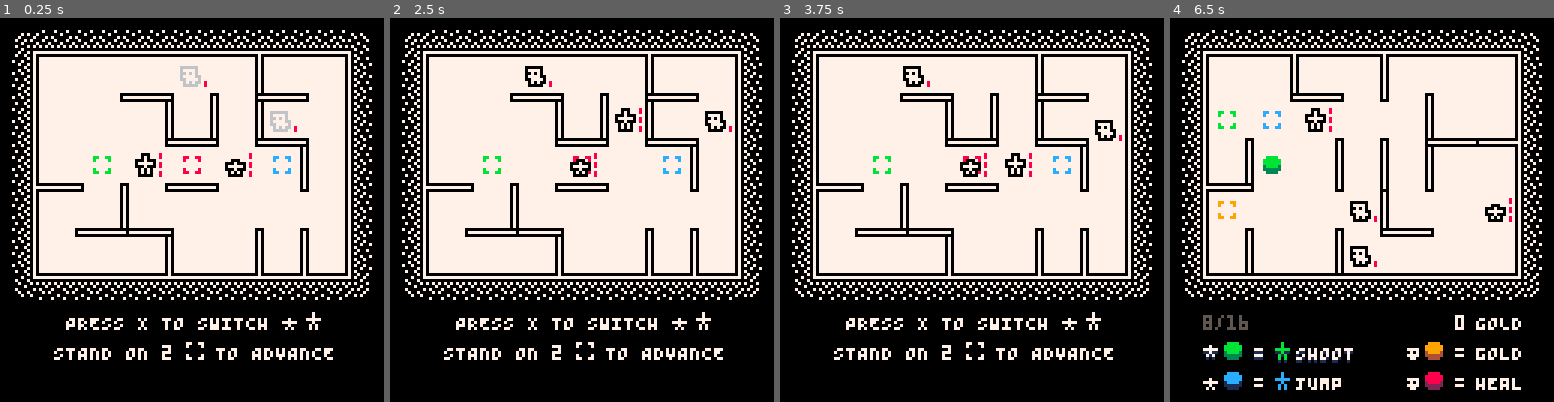
Above: before the commit, frames 1-4 (left to right).
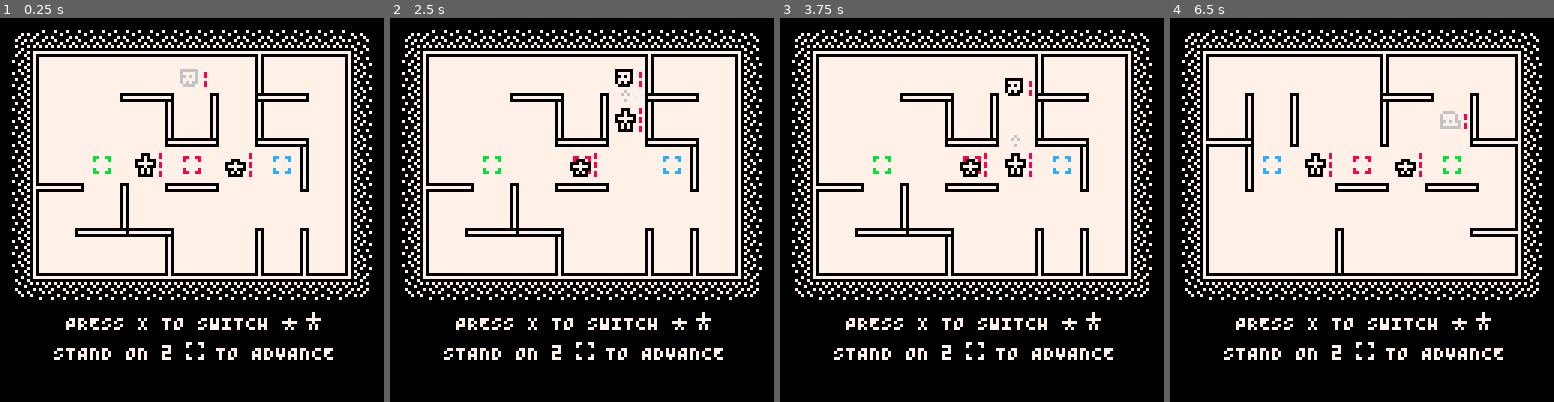
Above: after the commit, the same moments.

Repository: taylordolan/grid-folks
Game: PICO-8 cartridge grid_folks.p8
Two runs of this game, one before a commit and one after it. Both use one fixed random seed, a clock stepped at 60 frames per second and the inputs below.
Inputs:
- Up to frame 1 (0.25 s): no input
- Up to frame 2 (2.5 s): tap X (X key) at 0.33, 1.07, 1.85 s; tap O (Z key) at 0.7, 1.7, 2.1 s; hold Right 1.6-2.1 s; hold Up 2.15-2.42 s; hold Right from 2.47 s (still down)
- Up to frame 3 (3.75 s): tap O (Z key) every 0.4 s from 2.5 to 3.7 s; tap X (X key) at 2.97 s; release Right at 3.03 s; hold Left 3.08-3.58 s; hold Down from 3.63 s (still down)
- Up to frame 4 (6.5 s): release Down at 3.97 s; hold Right 4.02-4.68 s; tap X (X key) at 4.08, 5.2, 6.32 s; tap O (Z key) every 0.4 s from 4.1 to 6.1 s; hold Up 4.73-5.03 s; hold Left 5.08-5.68 s; hold Down 5.73-6.03 s; hold Right from 6.08 s (still down)

The runs differ from the first frame. In frame 1, 0.3% of the frame differs, in the area x 46-78%, y 12-30%; in frame 2, 0.5%; in frame 3, 0.5%; in frame 4, 9.2%, in the area x 8-92%, y 9-97%.

Commit message:
wip update grow enemy deploy

Diff:
--- a/grid_folks.p8
+++ b/grid_folks.p8
@@ -487,7 +487,9 @@
 			pal()
 		end,
 		destroy = function(self)
-			del(board[self.x][self.y], self)
+      if self.x and self.y then
+        del(board[self.x][self.y], self)
+      end
 			del(self.list, self)
 		end,
 	}
@@ -674,100 +676,6 @@
 	return new_hero
 end
 
-function get_steps(start, goal, avoid)
-  local current_dist = distance(start, goal, avoid)
-  local adjacent_tiles = get_adjacent_tiles(start)
-  local valid_tiles = {}
-
-  for next in all(adjacent_tiles) do
-    local should_avoid = avoid and find_type_in_tile(avoid, next)
-    local next_dist = distance(next, goal, avoid)
-    if
-      not should_avoid and
-      next_dist < current_dist
-    then
-      add(valid_tiles, next)
-    end
-  end
-
-  if #valid_tiles == 0 then
-    current_dist = distance(start, goal)
-    for next in all(adjacent_tiles) do
-      local should_avoid = avoid and find_type_in_tile(avoid, next)
-      local next_dist = distance(next, goal)
-      if
-        not should_avoid and
-        next_dist < current_dist
-      then
-        add(valid_tiles, next)
-      end
-    end
-  end
-
-  return valid_tiles
-end
-
--- function get_enemy_step(start, goal_tile, avoid)
---   -- local a_tile = {goal.x, goal.y}
---   -- local a_dist = distance(start, a_tile)
---   -- local b_tile = {hero_b.x, hero_b.y}
---   -- local b_dist = distance(start, b_tile)
-
---   -- target the closer hero
---   -- or a random one if they're equidistant
---   -- local current_dist
---   -- local goal_tile
---   -- if a_dist < b_dist then
---   --   current_dist = a_dist
---   --   goal_tile = a_tile
---   -- elseif b_dist < a_dist then
---   --   current_dist = b_dist
---   --   goal_tile = b_tile
---   -- else
---   --   current_dist = a_dist
---   --   local hero_tiles = {a_tile, b_tile}
---   --   shuffle(hero_tiles)
---   --   goal_tile = hero_tiles[1]
---   -- end
-
---   local current_dist = distance(start, goal_tile, avoid)
---   local adjacent_tiles = get_adjacent_tiles(start)
---   local valid_moves = {}
-
---   -- populate valid_moves with tiles that are closer and don't contain enemies
---   for next in all(adjacent_tiles) do
---     local should_avoid = find_type_in_tile("hero", next)
---     if
---       distance(next, goal_tile, avoid) < current_dist and
---       not should_avoid
---     then
---       add(valid_moves, next)
---     end
---   end
-
---   -- if there are no valid moves based on the above criteria,
---   -- then any adjacent tile that's not an enemy and doesn't have a wall in the way is valid
---   if #valid_moves == 0 then
---     local available_adjacent_tiles = {}
---     for next in all(adjacent_tiles) do
---       local should_avoid = find_type_in_tile("hero", next)
---       if not should_avoid then
---         add(available_adjacent_tiles, next)
---       end
---     end
---     valid_moves = available_adjacent_tiles
---   end
-
---   -- if there are any valid moves…
---   if #valid_moves > 0 then
---     index = flr(rnd(#valid_moves)) + 1
---     dest = valid_moves[index]
---     return dest
---   else
---     return nil
---   end
--- end
-
 function new_enemy()
 	local _e = new_thing()
   _e.sprite_seq = {141}
@@ -808,23 +716,41 @@
     end
   end
 
+  _e.get_step_toward_hero = function(self)
+    local start = tile(self)
+    -- find the closest heroes by ideal distance
+    local targets = get_closest(self, heroes)
+    -- if there's more than one, then find the closest heroes by avoid distance
+    if #targets > 1 then
+      targets = get_closest(self, heroes, "enemy")
+    end
+    -- if there's more than one, pick randomly
+    shuffle(targets)
+    local target = targets[1]
+    -- get possible steps by ideal distance
+    local steps = get_steps({self.x,self.y},{target.x,target.y})
+    -- eliminate any ideal steps that have enemies in them
+    for next in all(steps) do
+      if find_type_in_tile("enemy", next) then
+        del(steps, next)
+      end
+    end
+    -- if there are now no options, get possible steps by avoid distance
+    if #steps == 0 then
+      steps = get_steps({self.x,self.y},{target.x,target.y},"enemy")
+    end
+    if #steps == 0 then
+      return get_random_move(tile(self))
+    end
+    -- set the step
+    shuffle(steps)
+    return steps[1]
+  end
+
   _e.get_step = function(self)
+    -- if not attacking this turn
     if not self.target then
-      local start = {self.x,self.y}
-      local targets = get_closest(self, heroes)
-      if #targets > 1 then
-        targets = get_closest(self, heroes, "enemy")
-      end
-      shuffle(targets)
-      local target = targets[1]
-      local steps = get_steps({self.x,self.y},{target.x,target.y})
-      if #steps == 0 then
-        steps = get_steps({self.x,self.y},{target.x,target.y},"enemy")
-      end
-      shuffle(steps)
-      return steps[1]
-    else
-      return nil
+      return self:get_step_toward_hero()
     end
   end
 
@@ -910,6 +834,7 @@
 			end
 		end
 
+    -- todo: use dumb distance here instead
 		for next in all(valid_tiles) do
 			for dir in all({{-1, 0}, {1, 0}, {0, -1}, {0, 1}}) do
 				local spot = {next[1] + dir[1], next[2] + dir[2]}
@@ -927,145 +852,6 @@
 
 	add(enemies, _e)
 	return _e
-end
-
-function new_enemy_shoot()
-	local _e = new_enemy()
-	_e.health = 1
-  _e.default_pal = {007,011}
-
-  _e.update = function(self)
-
-		if self.health <= 0 then
-			return
-		end
-
-		if self.stunned == true then
-			self.stunned = false
-			player_turn = true
-			return
-		end
-
-		local self_tile = {self.x, self.y}
-
-    local shoot_directions = {}
-    for dir in all(orthogonal_directions) do
-      if get_ranged_target(self, dir) then
-        add(shoot_directions, dir)
-      end
-    end
-
-    if #shoot_directions > 0 then
-      shuffle(shoot_directions)
-      local decided_direction = shoot_directions[1]
-      local target = get_ranged_target(self, shoot_directions[1])
-      hit_target(target, 1)
-      new_shot(self, target, decided_direction)
-      sfx(sounds.shoot, 3)
-    else
-      self:move()
-		end
-	end
-
-	return _e
-end
-
-function new_enemy_ghost()
-	local _e = new_enemy()
-	_e.health = 1
-  _e.default_pal = {007,012}
-
-  _e.move = function(self)
-
-    local dumb_distance = function(a,b)
-      local x_dist = abs(a[1] - b[1])
-      local y_dist = abs(a[2] - b[2])
-      return x_dist + y_dist
-    end
-
-    local self_tile = {self.x, self.y}
-		local a_tile = {hero_a.x, hero_a.y}
-    local b_tile = {hero_b.x, hero_b.y}
-		local a_dist = dumb_distance(self_tile, a_tile)
-		local b_dist = dumb_distance(self_tile, b_tile)
-
-		-- target the closer hero, or a random one if they're equidistant
-		local current_dist
-		local goal_tile
-		if a_dist < b_dist then
-			current_dist = a_dist
-			goal_tile = a_tile
-		elseif b_dist < a_dist then
-			current_dist = b_dist
-			goal_tile = b_tile
-		else
-			local hero_tiles = {a_tile, b_tile}
-			local index = flr(rnd(#hero_tiles)) + 1
-			current_dist = b_dist
-			goal_tile = hero_tiles[1]
-		end
-
-		local valid_moves = {}
-
-		-- populate valid_moves with tiles that are closer and don't contain enemies
-		for next in all(orthogonal_directions) do
-      local next_tile = {self_tile[1] + next[1], self_tile[2] + next[2]}
-			local enemy_exists = find_type_in_tile("enemy", next)
-			if
-				dumb_distance(next_tile, goal_tile) < current_dist and
-				not enemy_exists
-			then
-				add(valid_moves, next_tile)
-			end
-		end
-
-		-- if there are any valid moves…
-		if #valid_moves > 0 then
-			-- pick a tile in valid_moves and attempt to move to it
-			-- this will either move to it or hit a hero
-			index = flr(rnd(#valid_moves)) + 1
-			dest = valid_moves[index]
-			local target = find_type_in_tile("hero", dest)
-			if target then
-				if target.health > 0 then
-					-- get direction
-					local direction = get_direction(self_tile, dest)
-					target.health -= 1
-					local here = tile_to_screen({self.x, self.y})
-					local bump = {here[1] + direction[1] * 2, here[2] + direction[2] * 2}
-					transition_to(self, {bump, here}, 2, 2)
-					local b_r = {000, 008}
-					target.pal_seq = frames({b_r,{10,10}})
-					delay += 4
-					sfx(sounds.enemy_bump, 3)
-				end
-			else
-				set_tile(self, dest)
-				transition_to(self, {tile_to_screen(dest)}, 4, 0)
-				delay += 4
-			end
-		end
-  end
-
-	return _e
-end
-
-function new_enemy_slime()
-  local _e = new_enemy()
-  _e.sprite_seq = {142}
-  _e.health = 2
-
-  _e.move = function(self)
-    if self.step then
-      set_tile(new_enemy_baby(), {self.x,self.y})
-      set_tile(self, self.step)
-      transition_to(self, {tile_to_screen(self.step)}, 4, 0)
-      delay += 4
-      self.stunned = true
-    end
-  end
-
-  return _e
 end
 
 function new_enemy_dash()
@@ -1100,7 +886,7 @@
     if self.target then
       return {self.target.x,self.target.y}
     else
-      return get_enemy_step({self.x,self.y})
+      return self:get_step_toward_hero()
     end
   end
 
@@ -1118,6 +904,37 @@
   return _e
 end
 
+function new_enemy_slime()
+  local _e = new_enemy()
+  _e.sprite_seq = {142}
+  _e.health = 2
+
+  _e.move = function(self)
+    if self.step then
+      set_tile(new_enemy_baby(), {self.x,self.y})
+      set_tile(self, self.step)
+      transition_to(self, {tile_to_screen(self.step)}, 4, 0)
+      delay += 4
+      self.stunned = true
+    end
+  end
+
+  _e.attack = function(self)
+    if self.target then
+      hit_target(self.target, 1)
+      local direction = get_direction({self.x,self.y}, {self.target.x,self.target.y})
+      local here = tile_to_screen({self.x, self.y})
+      local bump = {here[1] + direction[1] * 2, here[2] + direction[2] * 2}
+      transition_to(self, {bump, here}, 2, 2)
+      delay += 4
+      sfx(sounds.enemy_bump, 3)
+      self.stunned = true
+    end
+  end
+
+  return _e
+end
+
 function new_enemy_baby()
   local _e = new_enemy()
 	_e.health = 1
@@ -1125,30 +942,23 @@
   return _e
 end
 
-function new_enemy_grown()
-  local _e = new_enemy()
-	_e.health = 3
-  _e.sprite_seq = {139}
-  return _e
-end
-
-function get_closest(thing, options, avoid)
-  local closest = {options[1]}
-  local here = {thing.x,thing.y}
-
-  for i = 2, #options do
-    local a = {closest[1].x,closest[1].y}
-    local a_dist = distance(here, a, avoid)
-    local b = {options[i].x,options[i].y}
-    local b_dist = distance(here, b, avoid)
-    if b_dist < a_dist then
-      closest = {options[i]}
-    elseif b_dist == a_dist then
-      add(closest, options[i])
+function tile(thing)
+  return {thing.x,thing.y}
+end
+
+function get_random_move(start)
+  local _a = get_adjacent_tiles(start)
+  local _b = {}
+  for next in all(_a) do
+    if
+      not find_type_in_tile("enemy", next) and
+      not find_type_in_tile("hero", next)
+    then
+      add(_b, next)
     end
   end
-
-  return closest
+  shuffle(_b)
+  return _b[1]
 end
 
 function new_enemy_grow()
@@ -1157,50 +967,40 @@
   _e.sprite_seq = {173}
   _e.sub_type = "grow"
 
-  _e.get_step = function(self)
-
-    -- get other grow enemies
-    local grow_enemies = {}
+  _e.get_friend = function(self)
+    local friends = {}
     for next in all(enemies) do
       if next.sub_type == "grow" then
-        add(grow_enemies, next)
+        add(friends, next)
       end
     end
-    if #grow_enemies > 1 then
-      local friends = grow_enemies
+    if #friends > 1 then
       del(friends, self)
-      local closer_friends = get_closest(self, friends, "hero")
-      shuffle(closer_friends)
-      local friend = closer_friends[1]
-      if not pair_equal({self.x,self.y},{friend.x,friend.y}) then
-        -- return get_enemy_step({self.x,self.y},{friend.x,friend.y})
-        local steps = get_steps({self.x,self.y},{friend.x,friend.y},"hero")
+      local close_friends = get_closest(self, friends, "hero")
+      shuffle(close_friends)
+      return close_friends[1]
+    end
+  end
+
+  _e.get_step = function(self)
+    -- if there's a friend…
+    local friend = self:get_friend()
+    if friend then
+      -- friend isn't on the same time
+      if not pair_equal(tile(self),tile(friend)) then
+        local steps = get_steps(tile(self),tile(friend),"hero")
+        -- if there's a valid path to the friend that avoids heroes
         if #steps > 0 then
           shuffle(steps)
           return steps[1]
+        -- otherwise, move randomly
         else
-          local _a = get_adjacent_tiles({self.x,self.y})
-          local _b = {}
-          for next in all(_a) do
-            if
-              not find_type_in_tile("enemy", next) and
-              not find_type_in_tile("hero", next)
-            then
-              add(_b, next)
-            end
-          end
-          shuffle(_b)
-          return _b[1]
+          return get_random_move(tile(self))
         end
       end
+    -- if there's no friend and this enemy isn't attacking this turn
     elseif not self.target then
-      local targets = get_closest(self, heroes, "enemy")
-      -- todo: if there are multiple targets, then return the one that's farthest from heroes
-      shuffle(targets)
-      local target = targets[1]
-      local steps = get_steps({self.x,self.y},{target.x,target.y}, "enemy")
-      shuffle(steps)
-      return steps[1]
+      return self:get_step_toward_hero()
     end
   end
 
@@ -1254,7 +1054,109 @@
     end
   end
 
+  _e.deploy = function(self)
+    local valid_tiles = {}
+    local grow_enemies = {}
+    for next in all(enemies) do
+      if next.sub_type == "grow" then
+        add(grow_enemies, next)
+      end
+    end
+    for x = 1, cols do
+      for y = 1, rows do
+        local _t = {x,y}
+        local too_close = false
+        for next in all(grow_enemies) do
+          if
+            next.x and next.y and
+            distance(_t,tile(next)) < 5
+          then
+            too_close = true
+          end
+        end
+        if not too_close then
+          add(valid_tiles, _t)
+        end
+      end
+    end
+    for next in all(valid_tiles) do
+      if
+        find_type_in_tile("hero", next) or
+        find_type_in_tile("enemy", next) or
+        distance(tile(hero_a), next) < 2 or
+        distance(tile(hero_b), next) < 2
+      then
+        del(valid_tiles,next)
+      end
+    end
+    if #valid_tiles > 0 then
+      shuffle(valid_tiles)
+      set_tile(self, valid_tiles[1])
+    else
+      self:destroy()
+    end
+  end
+
   return _e
+end
+
+function new_enemy_grown()
+  local _e = new_enemy()
+	_e.health = 3
+  _e.sprite_seq = {139}
+  return _e
+end
+
+function get_closest(thing, options, avoid)
+  local closest = {options[1]}
+  local here = {thing.x,thing.y}
+
+  for i = 2, #options do
+    local a = {closest[1].x,closest[1].y}
+    local a_dist = distance(here, a, avoid)
+    local b = {options[i].x,options[i].y}
+    local b_dist = distance(here, b, avoid)
+    if b_dist < a_dist then
+      closest = {options[i]}
+    elseif b_dist == a_dist then
+      add(closest, options[i])
+    end
+  end
+
+  return closest
+end
+
+function get_steps(start, goal, avoid)
+  local current_dist = distance(start, goal, avoid)
+  local adjacent_tiles = get_adjacent_tiles(start)
+  local valid_tiles = {}
+
+  for next in all(adjacent_tiles) do
+    local should_avoid = avoid and find_type_in_tile(avoid, next)
+    local next_dist = distance(next, goal, avoid)
+    if
+      not should_avoid and
+      next_dist < current_dist
+    then
+      add(valid_tiles, next)
+    end
+  end
+
+  if #valid_tiles == 0 then
+    current_dist = distance(start, goal)
+    for next in all(adjacent_tiles) do
+      local should_avoid = avoid and find_type_in_tile(avoid, next)
+      local next_dist = distance(next, goal)
+      if
+        not should_avoid and
+        next_dist < current_dist
+      then
+        add(valid_tiles, next)
+      end
+    end
+  end
+
+  return valid_tiles
 end
 
 function new_shot(thing, target, dir)
@@ -1338,16 +1240,7 @@
       new_enemy():deploy()
     end,
     function()
-      new_enemy_shoot():deploy()
-    end,
-    function()
-      new_enemy_ghost():deploy()
-    end,
-    function()
       new_enemy_slime():deploy()
-    end,
-    function()
-      new_enemy_baby():deploy()
     end,
     function()
       new_enemy_dash():deploy()
@@ -1358,7 +1251,7 @@
     end,
   }
   if #enemies_bag == 0 then
-		enemies_bag = {7}
+		enemies_bag = {1,2,3,4}
 		shuffle(enemies_bag)
 	end
   local new_enemy = enemy_types[enemies_bag[1]]()
